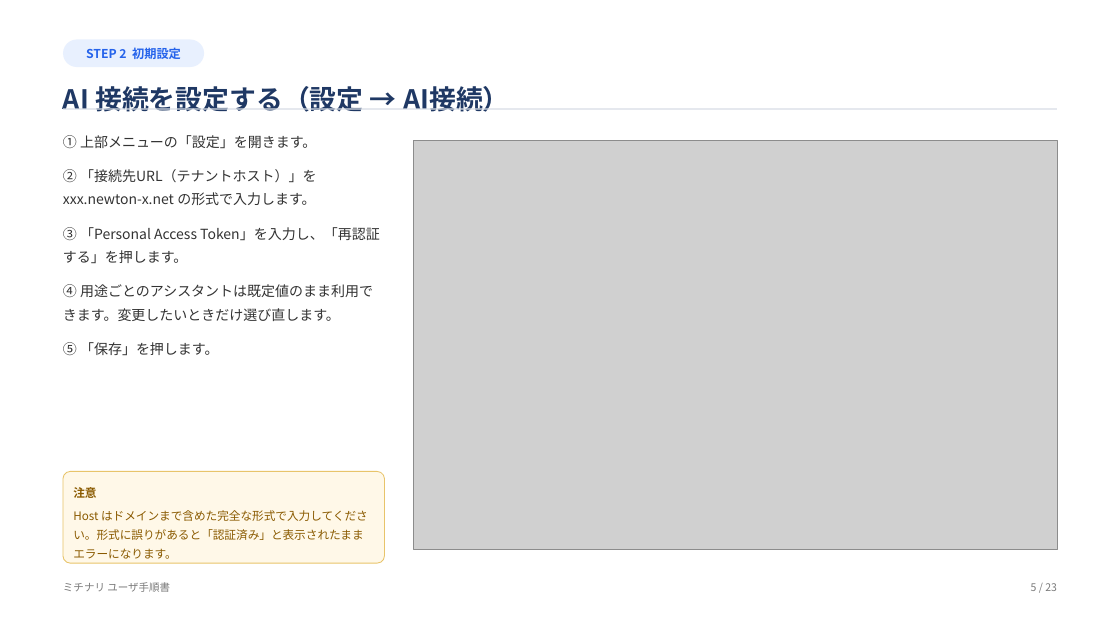
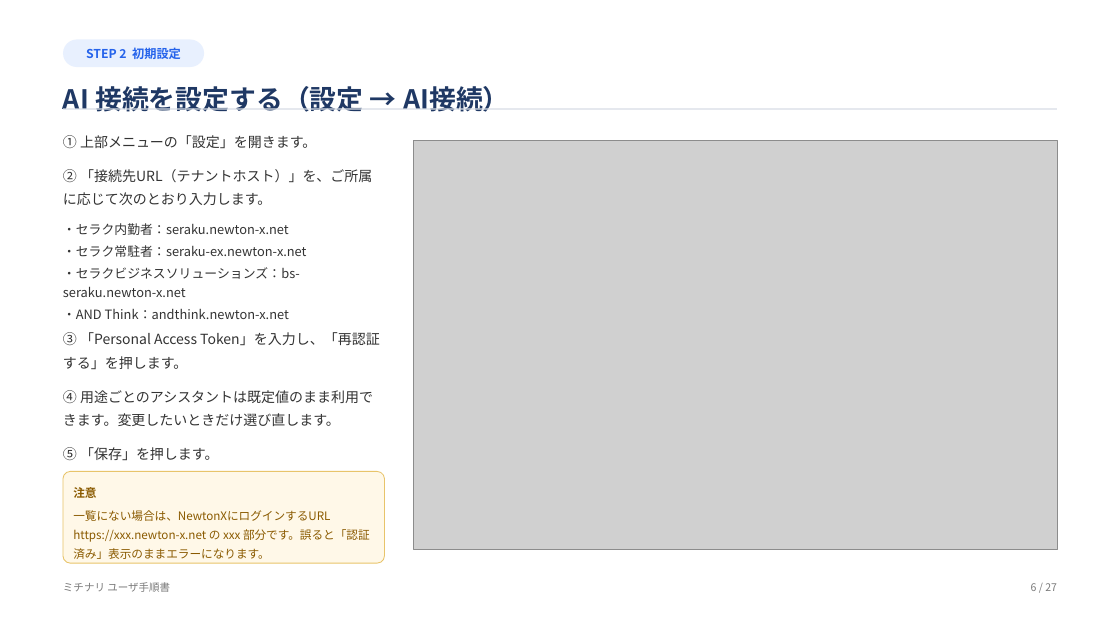
Before and after one commit to teppei19980914/Michinari, a slide deck: slide 6 of docs/ユーザ手順書.pptx (slide 5 before the commit). Drawn at 1120x630 pixels with LibreOffice and Linux fonts; fonts in the diff are those of the drawing; grey boxes stand for pictures. Boxes give left, top, right and bottom in pixels: in the first picture for what was removed or moved away, otherwise in the second. Text is boxed around its words. In the diff, an @@ line names an element or a change of style, - is before the commit and + after.

```diff
--- a/docs/ユーザ手順書.pptx
+++ b/docs/ユーザ手順書.pptx
@@ text at [63, 169, 372, 319]: text changed; size 12 to 11 pt @@
-② 「接続先URL（テナントホスト）」を xxx.newton-x.net の形式で入力します。
+② 「接続先URL（テナントホスト）」を、ご所属に応じて次のとおり入力します。
+・セラク内勤者：seraku.newton-x.net
+・セラク常駐者：seraku-ex.newton-x.net
+・セラクビジネスソリューションズ：bs-seraku.newton-x.net
+・AND Think：andthink.newton-x.net
@@ text in rounded rectangle at [73, 510, 370, 559]: text changed @@
-Host はドメインまで含めた完全な形式で入力してください。形式に誤りがあると「認証済み」と表示されたままエラーになります。
+一覧にない場合は、NewtonXにログインするURL https://xxx.newton-x.net の xxx 部分です。誤ると「認証済み」表示のままエラーになります。
@@ text at [1031, 583, 1057, 591]: text changed @@
-5 / 23
+6 / 27
```
Also in this commit, not shown: 21 other slides changed, 4 slides added, 59 other files.
